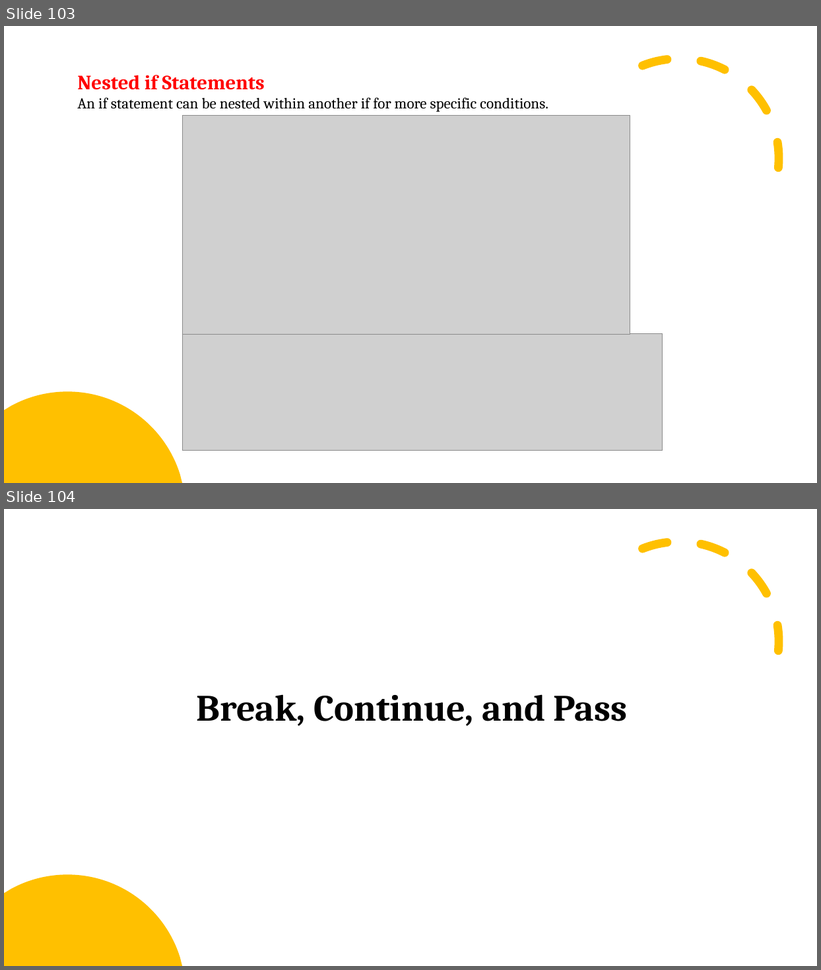
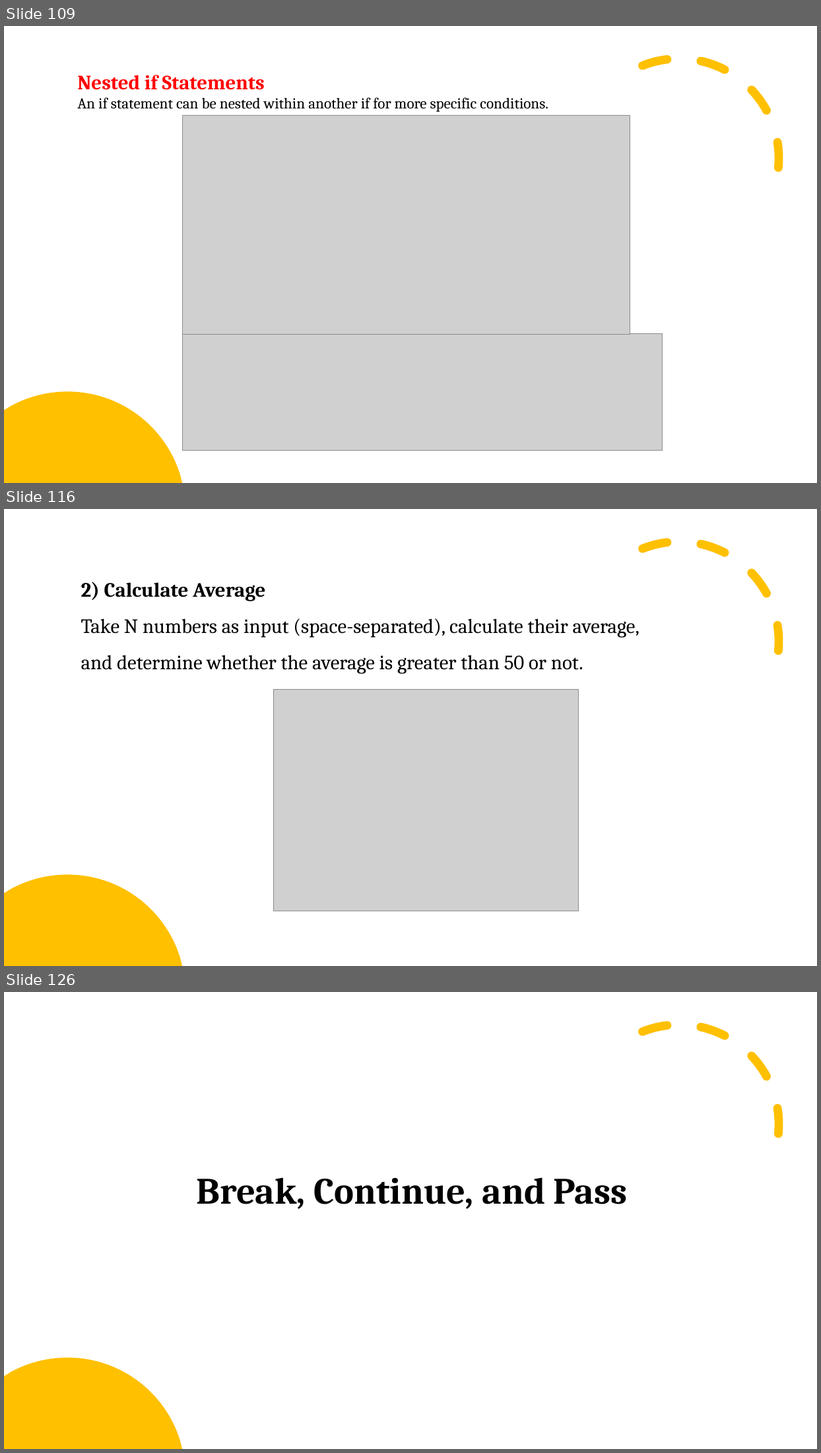
Before and after one commit to arrojuh/python_vishal, a slide deck: Learning_python.pptx. Shown one above the other, each under a label of ours: slides 103 and 104 before the commit, slides 109, 116 and 126 after it; the slides between them are not shown. The pictures are 821x970 and 821x1453 pixels, drawn with LibreOffice and Linux fonts; fonts in the diff are those of the drawing; grey boxes stand for pictures. Boxes give left, top, right and bottom in pixels: in the first picture for what was removed or moved away, otherwise in the second. Text is boxed around its words. In the diff, an @@ line names an element or a change of style, - is before the commit and + after.

```diff
--- a/Learning_python.pptx
+++ b/Learning_python.pptx
@@ slide 116 added at box(4, 509, 817, 966), background #FFFFFF @@
@@ arc (boxed as its full ellipse) added at box(548, 510, 811, 773), outline #FFC000 10 pt dashed @@
@@ text added at box(81, 582, 640, 674), 24 pt, text #000000 @@
+2) Calculate Average
+Take N numbers as input (space-separated), calculate their average, and determine whether the average is greater than 50 or not.
@@ picture added at box(274, 690, 579, 911) @@
@@ freeform shape added at box(4, 875, 182, 966), fill #FFC000 @@
@@ what was slide 103 is now slide 109 @@
@@ what was slide 104 is now slide 126 @@
```
Also in this commit, not shown: 5 slides changed, 23 other slides added, 6 slides removed.
